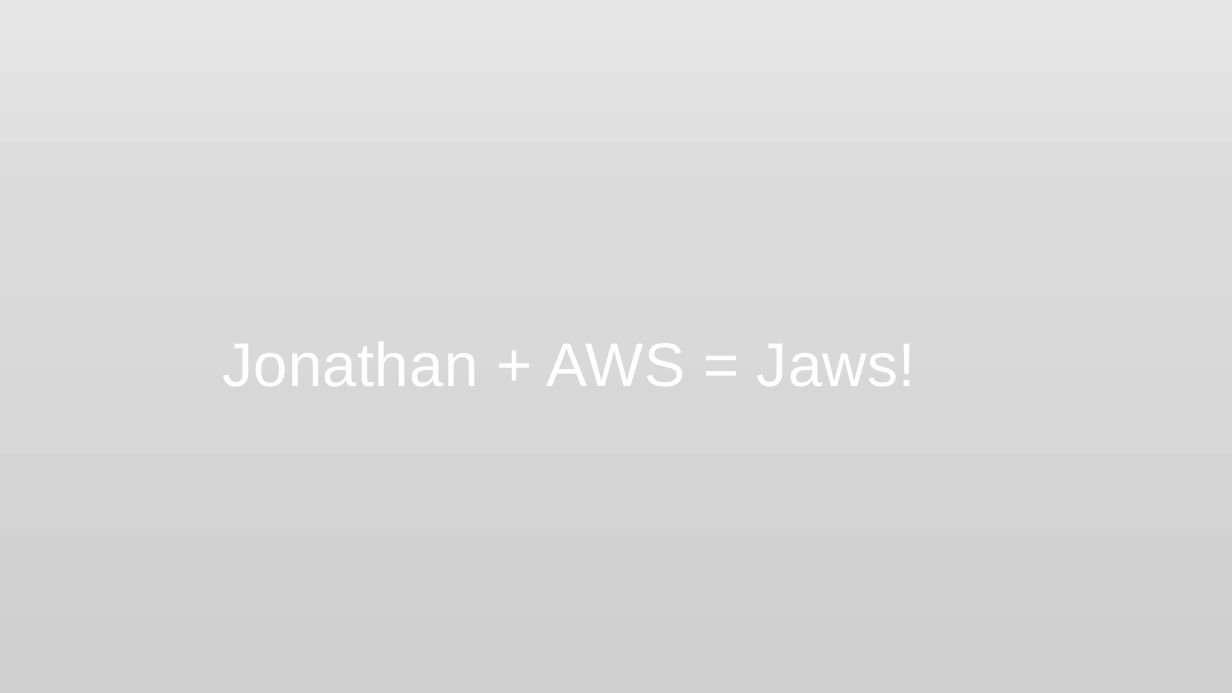
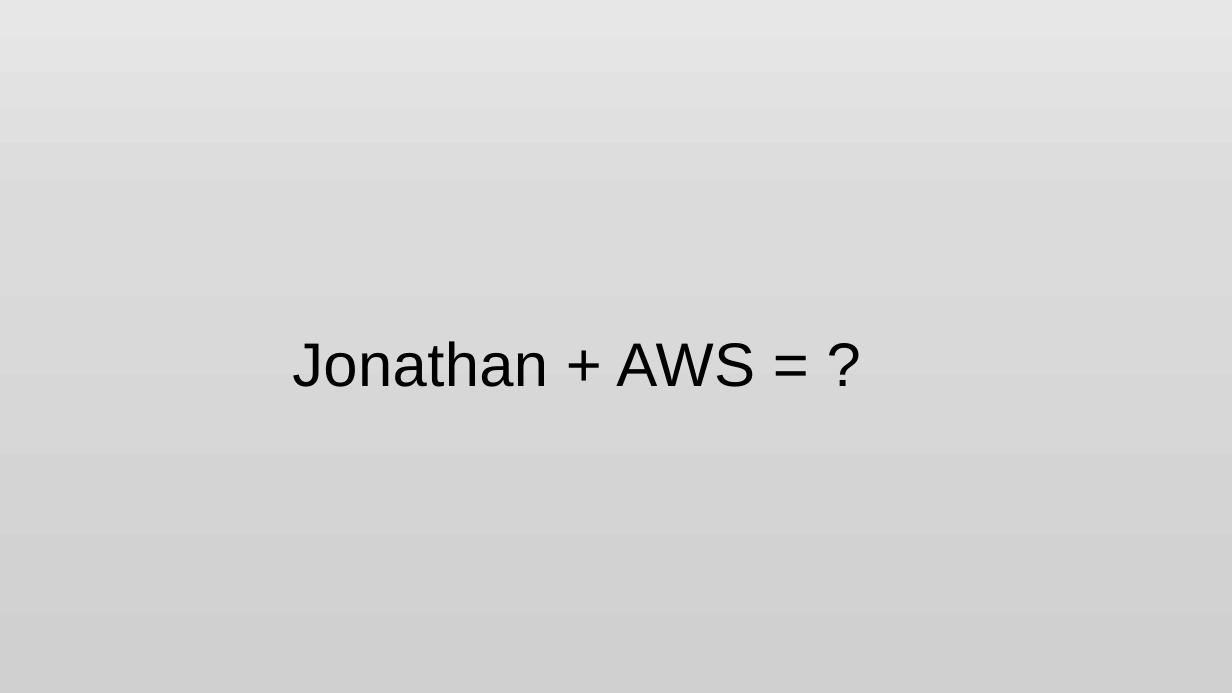
Before and after one commit to jonathan-r-jones/Composable-Batch-Files, a slide deck: slide 6 of jaws.pptx. Drawn at 1232x693 pixels with LibreOffice and Linux fonts; fonts in the diff are those of the drawing; background and template pictures are left out. Boxes give left, top, right and bottom in pixels: in the first picture for what was removed or moved away, otherwise in the second. Text is boxed around its words. In the diff, an @@ line names an element or a change of style, - is before the commit and + after.

```diff
--- a/jaws.pptx
+++ b/jaws.pptx
@@ text at (x1=292, y1=341, x2=755, y2=387): text changed; text colour #FFFFFF to #000000 @@
-Jonathan + AWS = Jaws!
+Jonathan + AWS = ?
```
Also in this commit, not shown: 1 other slide changed, 3 other files.
